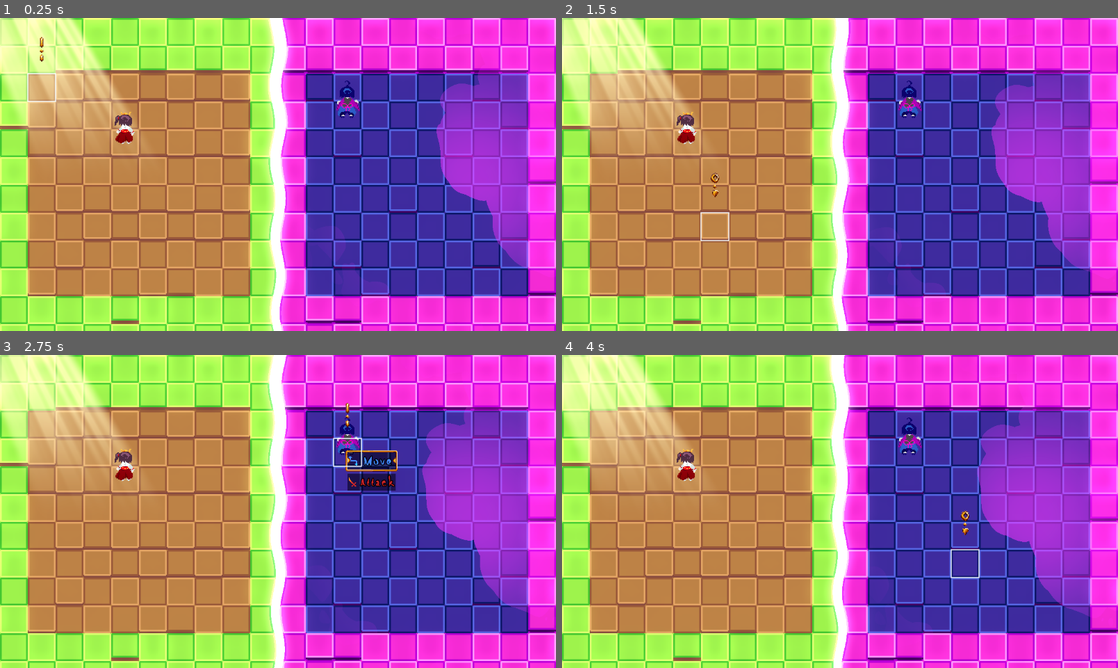
Above: before the commit, frames 1-4 (two rows, left to right).
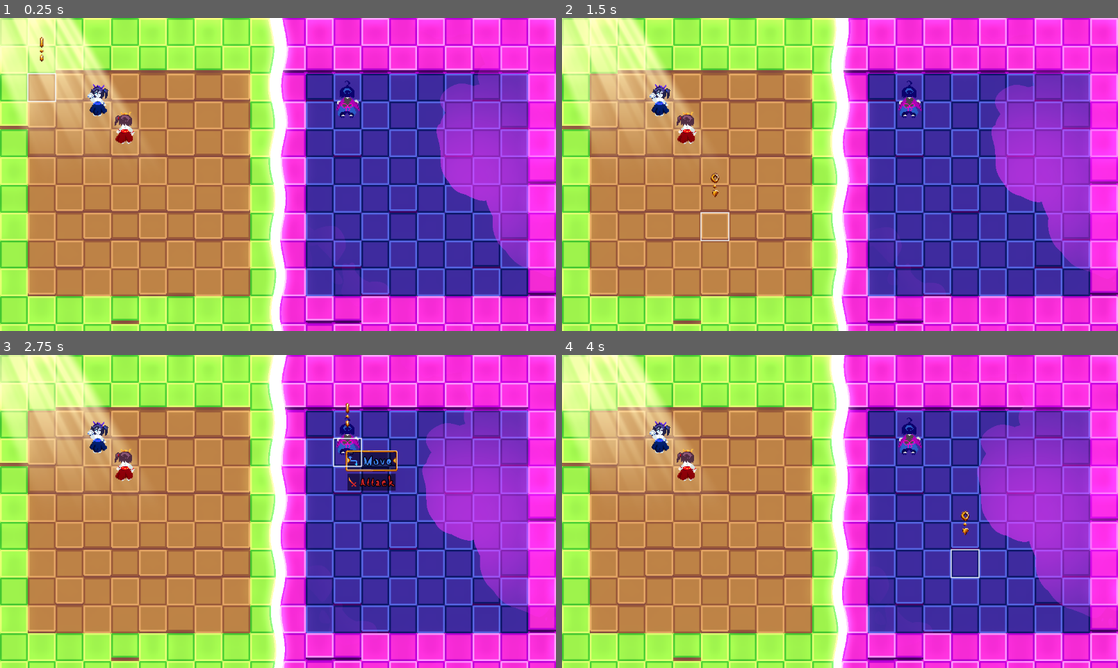
Above: after the commit, the same moments.

Repository: ACristoff/godotwild75
Game: Godot game, scene res://Game/game_manager.tscn
Two runs of this game, one before a commit and one after it. Both use one fixed random seed, a clock stepped at 60 frames per second and the inputs below.
Inputs (mouse positions are in pixels of both pictures, inside the frame that each line leads up to):
- Up to frame 1 (0.25 s): no input
- Up to frame 2 (1.5 s): tap Enter (ui_accept) at 0.5, 0.77 s; move the mouse to (962, 158) at 0.52 s; press the mouse at (962, 158) at 0.53 s; hold Right (ui_right) 0.53-1.28 s; move the mouse to (728, 190) at 1.27 s; release the mouse at (728, 190) at 1.28 s; hold Down (ui_down) from 1.28 s (still down); right-click (728, 190) at 1.35 s
- Up to frame 3 (2.75 s): tap Enter (ui_accept) at 1.52 s; move the mouse to (333, 442) at 2.02 s; release Down (ui_down) at 2.03 s; press the mouse at (333, 442) at 2.03 s; hold Right (ui_right) from 2.03 s (still down)
- Up to frame 4 (4 s): move the mouse to (812, 574) at 2.77 s; release Right (ui_right) at 2.78 s; release the mouse at (812, 574) at 2.78 s; hold Up (ui_up) 2.78-3.53 s; right-click (812, 574) at 2.85 s; tap Enter (ui_accept) at 3.02, 3.77 s; move the mouse to (1006, 558) at 3.52 s; press the mouse at (1006, 558) at 3.53 s; hold Left (ui_left) from 3.53 s (still down)

The runs differ from the first frame. In frame 1, 0.2% of the frame differs, in the area x 15-20%, y 21-32%; in frame 2, 0.2%; in frame 3, 0.2%; in frame 4, 0.2%.

Commit message:
turn manager adds units to teams

Diff:
--- a/Game/Characters/enemy_base.tscn
+++ b/Game/Characters/enemy_base.tscn
@@ -1,7 +1,9 @@
-[gd_scene load_steps=3 format=3 uid="uid://cg34obo360a5w"]
+[gd_scene load_steps=4 format=3 uid="uid://cg34obo360a5w"]
 
 [ext_resource type="PackedScene" uid="uid://hqcychtuc805" path="res://Game/Characters/unit_base.tscn" id="1_b7v2w"]
 [ext_resource type="Script" path="res://Game/Characters/enemy_base.gd" id="2_5h661"]
+[ext_resource type="Texture2D" uid="uid://k10sy15l0bhm" path="res://Assets/Characters/Friendly/MikoSpirit.png" id="3_habx3"]
 
 [node name="EnemyBase" instance=ExtResource("1_b7v2w")]
 script = ExtResource("2_5h661")
+skin = ExtResource("3_habx3")
--- a/Game/Data/Levels/debug_level.tscn
+++ b/Game/Data/Levels/debug_level.tscn
@@ -6,6 +6,7 @@
 [ext_resource type="PackedScene" uid="uid://copviu6p757h8" path="res://Game/Data/unit_path.tscn" id="4_feshh"]
 [ext_resource type="PackedScene" uid="uid://cx4kwdcn8ymig" path="res://Game/Characters/player_unit.tscn" id="5_sf2un"]
 [ext_resource type="PackedScene" uid="uid://2nbe138odbl8" path="res://Game/Characters/miko_unit.tscn" id="6_ichhw"]
+[ext_resource type="PackedScene" uid="uid://cg34obo360a5w" path="res://Game/Characters/enemy_base.tscn" id="6_xe3j1"]
 
 [node name="DebugLevel" type="Node2D"]
 y_sort_enabled = true
@@ -19,11 +20,14 @@
 [node name="PlayerUnit" parent="." instance=ExtResource("5_sf2un")]
 position = Vector2(801, 240)
 
+[node name="MikoUnit" parent="." instance=ExtResource("6_ichhw")]
+position = Vector2(299, 297)
+
+[node name="EnemyBase" parent="." instance=ExtResource("6_xe3j1")]
+position = Vector2(225, 241)
+
 [node name="Cursor" parent="." instance=ExtResource("2_pogwr")]
 position = Vector2(96, 160)
-
-[node name="MikoUnit" parent="." instance=ExtResource("6_ichhw")]
-position = Vector2(299, 297)
 
 [connection signal="accept_pressed" from="Cursor" to="." method="_on_cursor_accept_pressed"]
 [connection signal="deselect_pressed" from="Cursor" to="." method="_on_cursor_deselect_pressed"]
--- a/Game/Data/battle_manager.gd
+++ b/Game/Data/battle_manager.gd
@@ -45,12 +45,9 @@
 		units[unit.cell] = unit
 		unit.connect("unit_state_change", on_unit_state_change)
 		if unit is PlayerUnit:
-			print(unit)
 			friendlies[unit.cell] = unit
 		if unit is EnemyUnit:
-			print(unit)
 			enemies[unit.cell] = unit
-	prints(friendlies, enemies, units)
 
 func on_unit_state_change(state):
 	if state == PlayerUnit.unit_states.MOVE_THINK:
Not shown: 1 places in Game/Data/Levels/debug_level.tscn that only renumber resources
